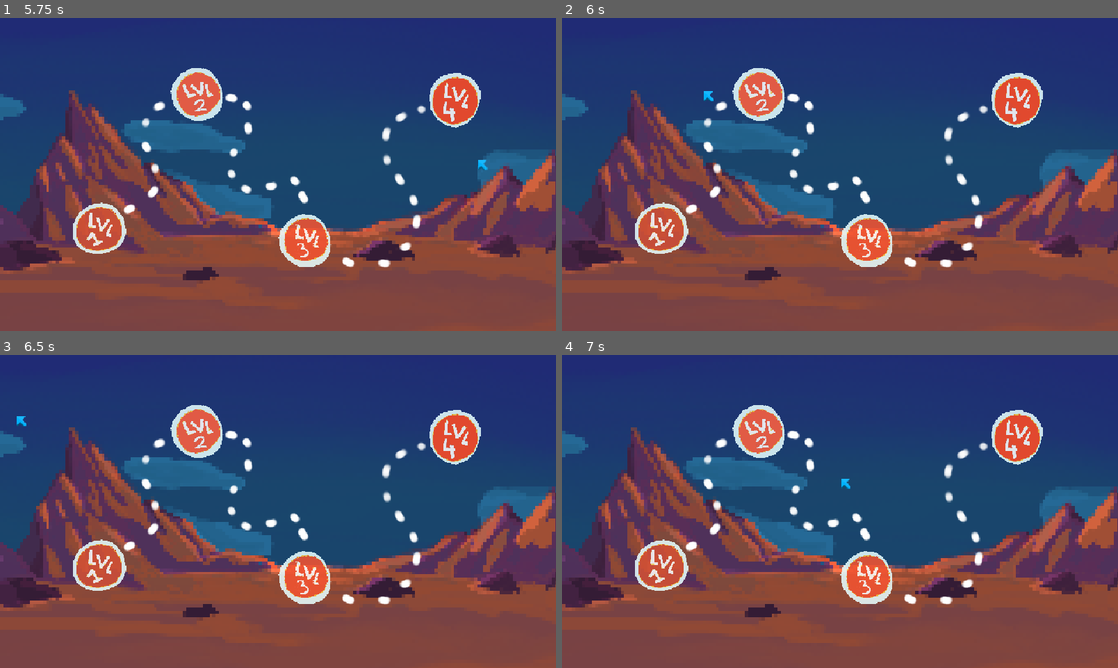
Above: before the commit, frames 1-4 (two rows, left to right).
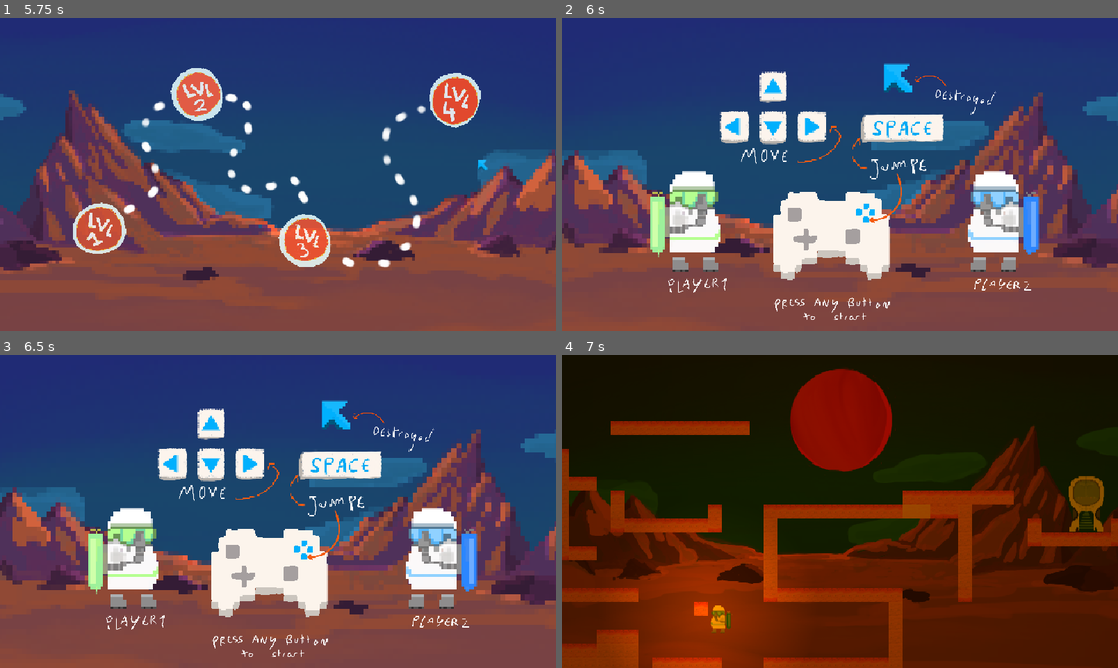
Above: after the commit, the same moments.

Repository: LeResteDuMonde/GameJamPSU
Game: Godot game, scene res://scene/Main.tscn
The game is run twice, just before and just after one commit, with the same random seed, the same clock (stepped at 60 frames per second) and the same inputs.
Inputs (mouse positions are in pixels of both pictures, inside the frame that each line leads up to):
- Up to frame 1 (5.75 s): tap Enter at 0.5, 4.25 s; move the mouse to (400, 158) at 0.52 s; press the mouse at (400, 158) at 0.53 s; hold D (right) 0.53-2.03 s; tap Space (jump) at 0.77, 1.52, 2, 3.02, 3.77, 4.52, 5 s; move the mouse to (166, 190) at 1.27 s; release the mouse at (166, 190) at 1.28 s; click (166, 190) at 1.35 s; move the mouse to (333, 105) at 2.02 s; press the mouse at (333, 105) at 2.03 s; hold A (left) 2.03-2.78 s; move the mouse to (250, 237) at 2.77 s; release the mouse at (250, 237) at 2.78 s; hold D (right) 2.78-4.28 s; click (250, 237) at 2.85 s; move the mouse to (444, 221) at 3.52 s; press the mouse at (444, 221) at 3.53 s; move the mouse to (111, 127) at 4.27 s; release the mouse at (111, 127) at 4.28 s; hold A (left) 4.28-5.03 s; click (111, 127) at 4.35 s; move the mouse to (305, 174) at 5.02 s; press the mouse at (305, 174) at 5.03 s; hold D (right) from 5.03 s (still down)
- Up to frame 2 (6 s): tap Enter at 5.75 s; move the mouse to (756, 96) at 5.77 s; release D (right) at 5.78 s; release the mouse at (756, 96) at 5.78 s; hold A (left) from 5.78 s (still down); click (756, 96) at 5.85 s
- Up to frame 3 (6.5 s): keep holding A (left); tap Space (jump) at 6.02 s
- Up to frame 4 (7 s): keep holding A (left); move the mouse to (962, 495) at 6.52 s; press the mouse at (962, 495) at 6.53 s; tap Space (jump) at 6.77 s

Frame 1 is identical in both runs. In frame 2, 39% of the frame differs, in the area x 0-100%, y 14-100%; in frame 3, 39%; in frame 4, 100%, in the area x 0-100%, y 0-100%.

Commit message:
level loader

Diff:
--- a/scene/Level2.tscn
+++ b/scene/Level2.tscn
@@ -1,10 +1,13 @@
-[gd_scene load_steps=4 format=3 uid="uid://c3y5bd0op8lmp"]
+[gd_scene load_steps=6 format=3 uid="uid://c3y5bd0op8lmp"]
 
 [ext_resource type="Texture2D" uid="uid://hsu4ai50ifts" path="res://sprite/background.png" id="1_glgcc"]
+[ext_resource type="Script" path="res://script/level.gd" id="1_k8nad"]
 [ext_resource type="Script" path="res://script/tiles.gd" id="2_meyeh"]
 [ext_resource type="PackedScene" uid="uid://dn6nb5cwjnt1m" path="res://scene/StarShip.tscn" id="3_c4aer"]
+[ext_resource type="PackedScene" uid="uid://cnt7ywbo2jfs7" path="res://scene/Sun.tscn" id="4_ewjcb"]
 
 [node name="Level2" type="Node2D"]
+script = ExtResource("1_k8nad")
 
 [node name="Background" type="Sprite2D" parent="."]
 z_index = -100
@@ -17,4 +20,7 @@
 position = Vector2(283, -106)
 
 [node name="PlayerSpawn" type="Node2D" parent="."]
-position = Vector2(-283, 13)
+position = Vector2(-1, 126)
+
+[node name="Sun" parent="." instance=ExtResource("4_ewjcb")]
+position = Vector2(1, -103)
--- a/script/levelSelect.gd
+++ b/script/levelSelect.gd
@@ -20,10 +20,12 @@
 
 var level1 = preload("res://scene/Level1.tscn")
 
-func loadLevel(level):
-	GameManager.startGame(level.instantiate())
+var level2 = preload("res://scene/Level2.tscn")
+func loadLevel(level,levelID):
+	GameManager.startGame(level.instantiate(),levelID)
 
 
 func _input(event):
 	if event.is_action_pressed("click") && selected && TitleManager.levelSelectScreen.visible:
-		if name == "Level1": loadLevel(level1)
+		if name == "Level1": loadLevel(level1,1)
+		elif name == "Level2": loadLevel(level2,2)
--- a/script/manager/gameManager.gd
+++ b/script/manager/gameManager.gd
@@ -39,8 +39,10 @@
 	if timeEnable and isPlayPhase and timeStamp + timeToDeath*1000 < Time.get_ticks_msec():
 		killPlayer()
 
-func startGame(lev):
+func startGame(lev,levID):
 	level = lev
+	level.get_node("Tiles").levelID = levID
+	level.get_node("Tiles").loadTiles()
 	GameManager.main.add_child(level)
 	await get_tree().create_timer(.1).timeout
 	TitleManager.hideTitleScreens()
--- a/script/manager/playerManager.gd
+++ b/script/manager/playerManager.gd
@@ -6,8 +6,9 @@
 var playerInitialPos
 
 func spawnPlayer(lev):
+	print(lev)
 	level = lev
-	playerInitialPos = level.get_node("PlayerSpawn").position
+#	playerInitialPos = level.get_node("PlayerSpawn").position
 #	GameManager.main.get_node("Level/PlayerSpawn").position
 	respawnPlayer()
 
@@ -16,7 +17,7 @@
 		player.move(delta,direction,jump)
 
 func respawnPlayer():
-	print(playerInitialPos)
+	playerInitialPos = level.get_node("PlayerSpawn").position
 	player.position = playerInitialPos
 	player.velocity = Vector2.ZERO
 #	player = playerS.instantiate()
--- a/script/tiles.gd
+++ b/script/tiles.gd
@@ -2,7 +2,7 @@
 
 #@export var tileMap : Resource
 var levelID = 1
-var path = "res://tileMap/level" + str(levelID) + ".txt"
+var path
 var tileR = preload("res://scene/Tile.tscn")
 var ceiling = preload("res://sprite/groundTile1.png")
 var sand = preload("res://sprite/sandTile1.png")
@@ -12,7 +12,11 @@
 const HEIGHT = 23
 const SIZE = 16
 
-func _ready():
+#func ready():
+#	loadTiles()
+
+func loadTiles():
+	path = "res://tileMap/level" + str(levelID) + ".txt"
 	var tileMap = loadFile(path)
 	print(tileMap.length())
 #	print(tileMap[WIDTH*HEIGHT])
@@ -40,8 +44,6 @@
 				add_child(t)
 				t.global_position = pos
 
-	pass # Replace with function body.
-
 func setTex(t,tex, flip = false):
 	var sprite = t.get_node("Sprite2D")
 	sprite.texture = tex
Not shown, changed: tileMap/level2.txt
